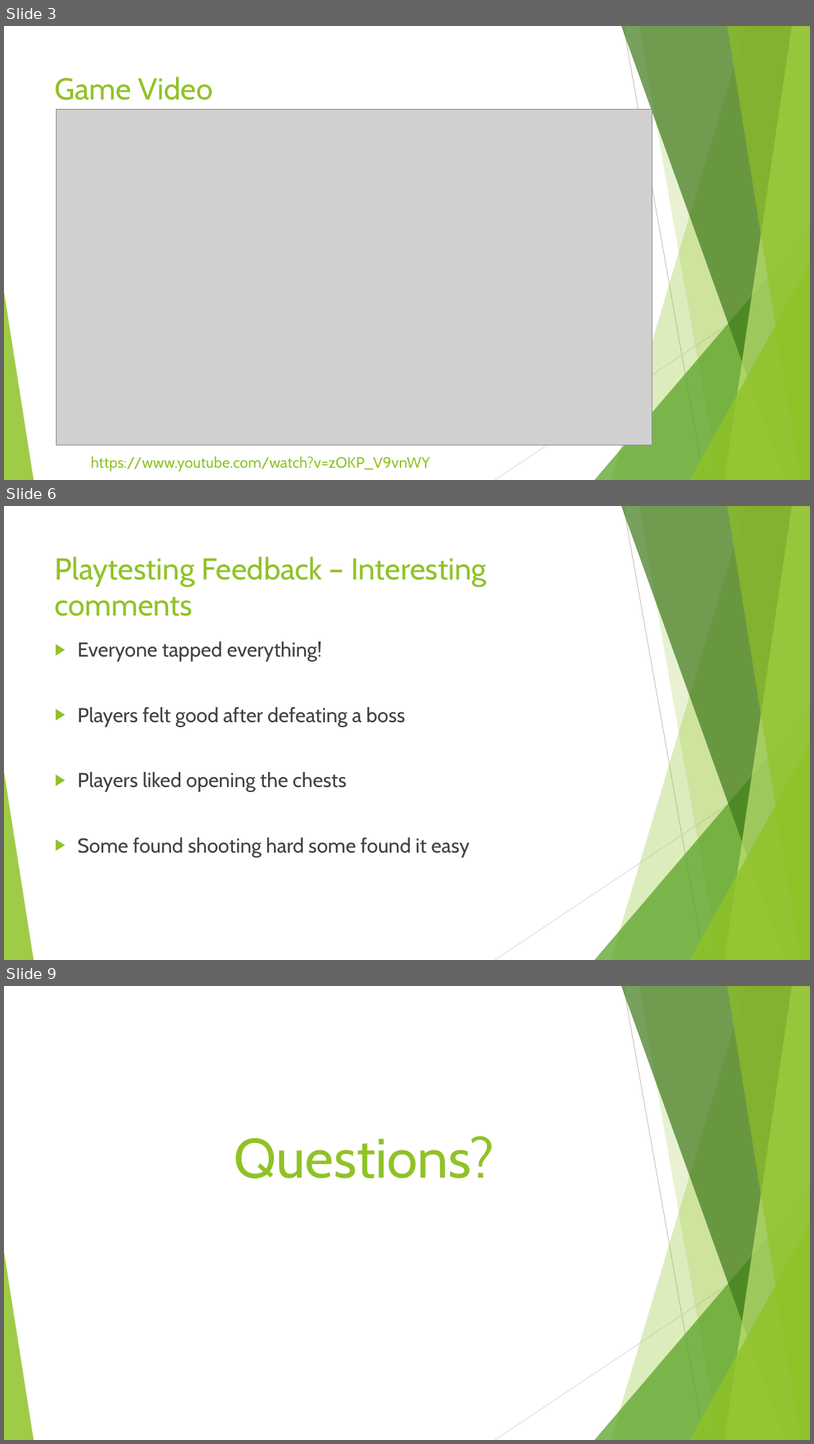
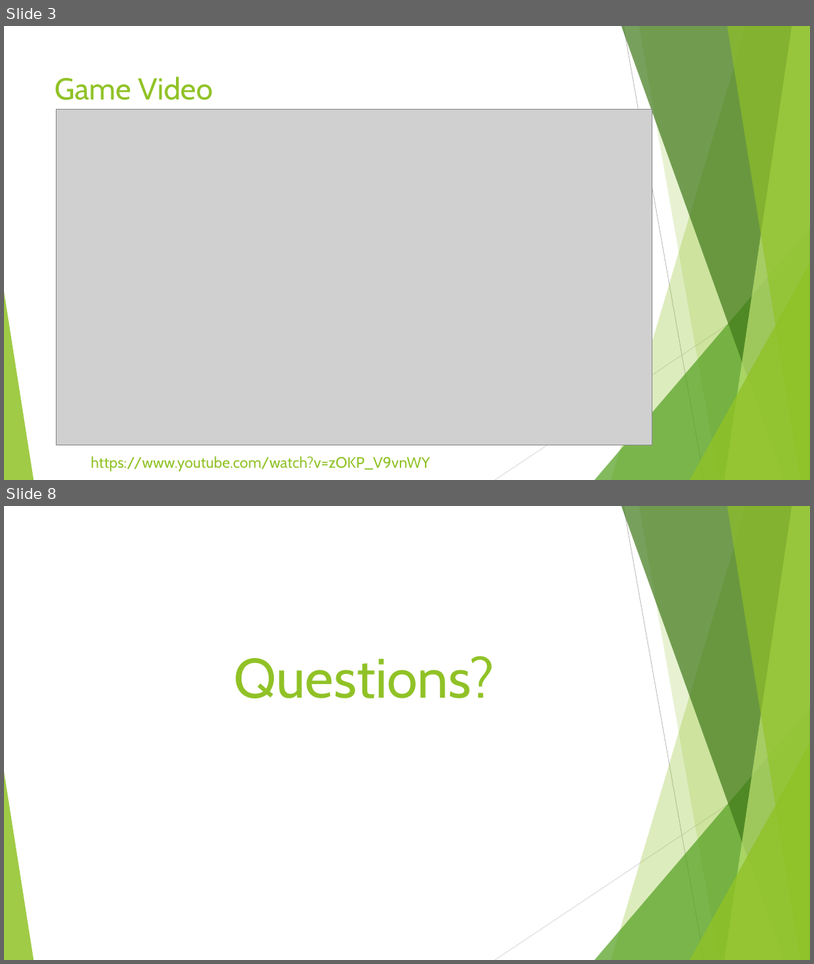
Before and after one commit to UoSGamesGroups/level-6-l6-group-5, a slide deck: Project Management/Pitches/Pitch 6.pptx. Shown one above the other, each under a label of ours: slides 3, 6 and 9 before the commit, slides 3 and 8 after it; the slides between them are not shown. The pictures are 814x1444 and 814x964 pixels, drawn with LibreOffice and Linux fonts; fonts in the diff are those of the drawing; grey boxes stand for pictures. Boxes give left, top, right and bottom in pixels: in the first picture for what was removed or moved away, otherwise in the second. Text is boxed around its words. In the diff, an @@ line names an element or a change of style, - is before the commit and + after.

```diff
--- a/Project Management/Pitches/Pitch 6.pptx
+++ b/Project Management/Pitches/Pitch 6.pptx
@@ slide 6 removed at [4, 506, 810, 960], background #FFFFFF; not listed: 10 template elements that a slide beside it also shows @@
@@ title removed at [55, 556, 486, 616] @@
-Playtesting Feedback – Interesting comments
@@ text removed at [77, 641, 471, 857] @@
-▶ Everyone tapped everything!
-▶ Players felt good after defeating a boss
-▶ Players liked opening the chests
-▶ Some found shooting hard some found it easy
@@ what was slide 9 is now slide 8 @@
```
Also in this commit, not shown: 2 slides changed, 2 slides added, 2 other slides removed.
